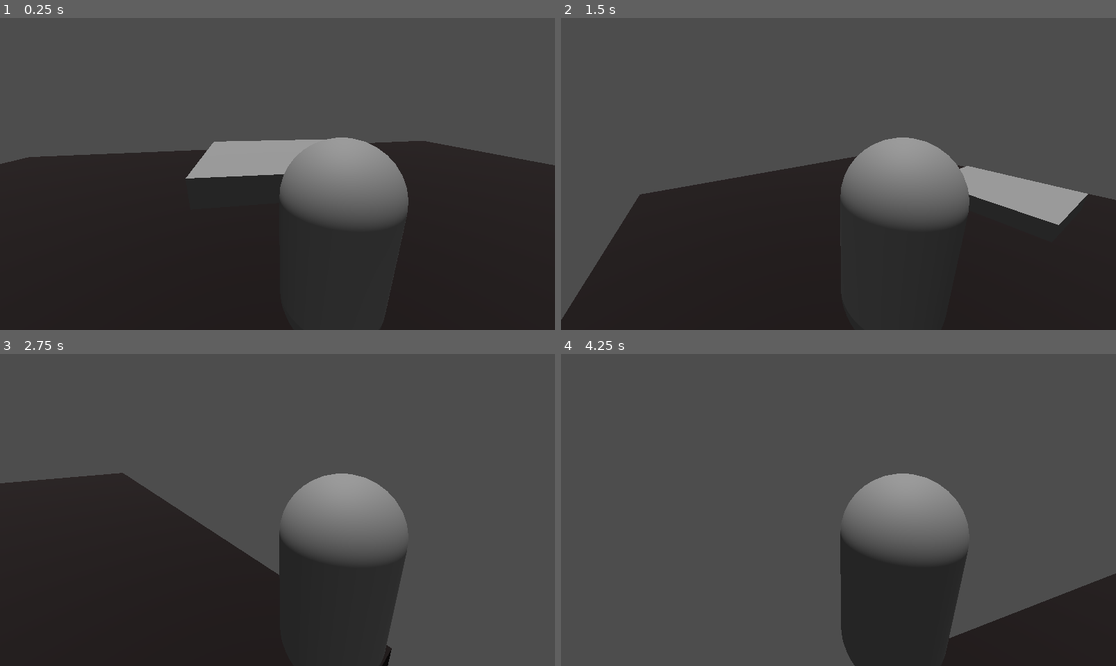
Above: before the commit, frames 1-4 (two rows, left to right).
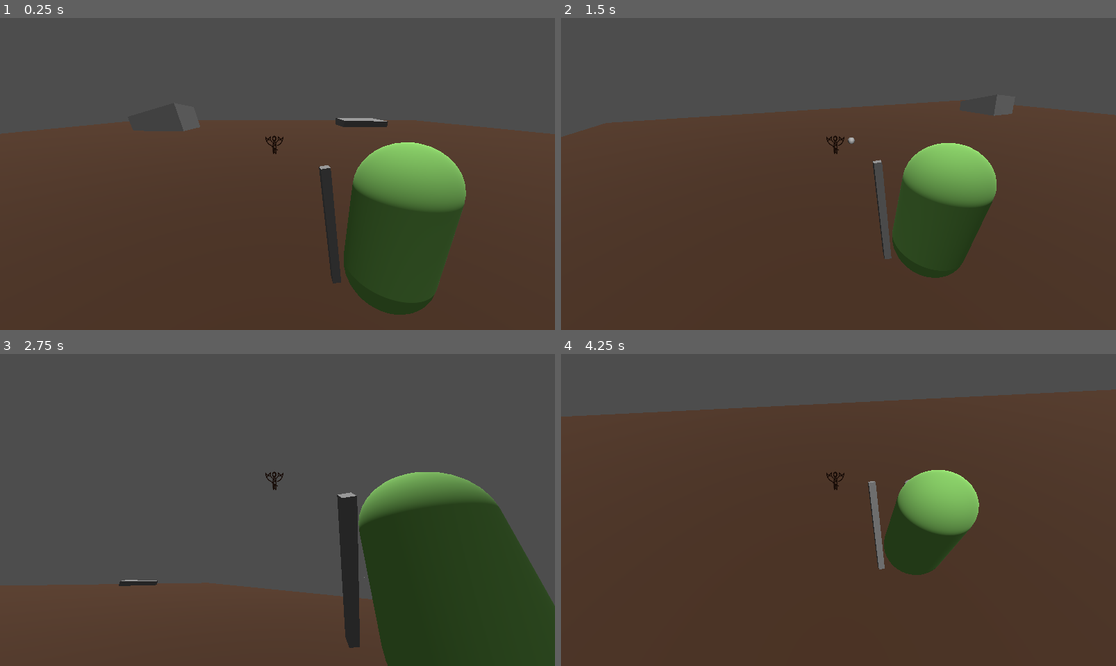
Above: after the commit, the same moments.

Repository: FlBisquit/SpoRPG
Game: Godot game, scene res://scenes/main.tscn
Same seed, same stepped clock (60 frames per second), same inputs: the game is played once before the commit and once after it.
Inputs (mouse positions are in pixels of both pictures, inside the frame that each line leads up to):
- Up to frame 1 (0.25 s): no input
- Up to frame 2 (1.5 s): tap Enter at 0.5 s; move the mouse to (960, 158) at 0.52 s; hold D (right) 0.53-1.28 s; tap Shift (dash) at 0.6 s; tap Space (jump) at 0.77, 1.07 s; click (960, 158) at 0.8 s; move the mouse to (727, 189) at 1.27 s; hold S (backaward, bound only before the commit) from 1.28 s (still down); click (727, 189) at 1.35 s
- Up to frame 3 (2.75 s): tap Space (jump) at 1.52, 1.55, 1.82, 2.1 s; move the mouse to (333, 441) at 2.02 s; release S (backaward, bound only before the commit) at 2.03 s; hold D (right) from 2.03 s (still down); tap Shift (dash) at 2.3 s
- Up to frame 4 (4.25 s): move the mouse to (810, 572) at 2.77 s; release D (right) at 2.78 s; hold W (forward) 2.78-3.53 s; tap Shift (dash) at 2.85 s; tap Space (jump) at 3.02, 3.32, 3.77, 3.8, 4.07 s; click (810, 572) at 3.05 s; move the mouse to (1005, 556) at 3.52 s; hold A (left) from 3.53 s (still down); click (1005, 556) at 3.6 s

The runs differ from the first frame. In frame 1, 64% of the frame differs, in the area x 0-100%, y 32-100%; in frame 2, 69%; in frame 3, 50%; in frame 4, 84%, in the area x 0-100%, y 11-100%.

Commit message:
Fixed physics. Now character will NOT stop instantly but slow down by time if he was in move. Added dash and fow reacts on character speed. Added casting spell base. Stamina and mana base

Diff:
--- /dev/null
+++ b/objs/spells/sparkle.tscn
@@ -0,0 +1,25 @@
+[gd_scene format=3 uid="uid://dgmvwy745itus"]
+
+[ext_resource type="Script" uid="uid://bmh2tqqutsp1e" path="res://sparkle.gd" id="1_mfiqw"]
+
+[sub_resource type="CapsuleShape3D" id="CapsuleShape3D_rgpt6"]
+height = 1.861084
+
+[sub_resource type="CapsuleMesh" id="CapsuleMesh_xm8tp"]
+
+[node name="sparkle" type="CharacterBody3D" unique_id=374135702]
+transform = Transform3D(1, 0, 0, 0, -4.371139e-08, -1, 0, 1, -4.371139e-08, 0, 0, 0)
+script = ExtResource("1_mfiqw")
+
+[node name="CollisionShape3D" type="CollisionShape3D" parent="." unique_id=634295419]
+transform = Transform3D(0.3, 0, 0, 0, -1.3113417e-08, -0.3, 0, 0.3, -1.3113417e-08, 0, -1.2528604e-09, 0.028662106)
+shape = SubResource("CapsuleShape3D_rgpt6")
+
+[node name="MeshInstance3D" type="MeshInstance3D" parent="." unique_id=488357784]
+transform = Transform3D(0.3, 0, 0, 0, -1.3113417e-08, -0.3, 0, 0.3, -1.3113417e-08, 0, 0, 0)
+mesh = SubResource("CapsuleMesh_xm8tp")
+
+[node name="SpotLight3D" type="SpotLight3D" parent="." unique_id=344923033]
+transform = Transform3D(1, 0, 0, 0, 1, 0, 0, 0, 1, 0, 0, 1.2357566)
+spot_range = 2.0
+spot_angle = 32.261368
--- a/project.godot
+++ b/project.godot
@@ -29,7 +29,7 @@
 , Object(InputEventKey,"resource_local_to_scene":false,"resource_name":"","device":-1,"window_id":0,"alt_pressed":false …(186 unchanged characters)…
 ]
 }
-backaward={
+backward={
 "deadzone": 0.2,
 "events": [Object(InputEventKey,"resource_local_to_scene":false,"resource_name":"","device":-1,"window_id":0,"alt_press …(192 unchanged characters)…
 , Object(InputEventKey,"resource_local_to_scene":false,"resource_name":"","device":-1,"window_id":0,"alt_pressed":false …(186 unchanged characters)…
@@ -57,6 +57,11 @@
 "events": [Object(InputEventKey,"resource_local_to_scene":false,"resource_name":"","device":-1,"window_id":0,"alt_press …(195 unchanged characters)…
 ]
 }
+m1={
+"deadzone": 0.2,
+"events": [Object(InputEventMouseButton,"resource_local_to_scene":false,"resource_name":"","device":-1,"window_id":0,"alt_pressed":false,"shift_pressed":false,"ctrl_pressed":false,"meta_pressed":false,"button_mask":0,"position":Vector2(0, 0),"global_position":Vector2(0, 0),"factor":1.0,"button_index":1,"canceled":false,"pressed":false,"double_click":false,"script":null)
+]
+}
 
 [physics]
 
--- /dev/null
+++ b/scenes/cameraSpringarm.gd
@@ -0,0 +1,8 @@
+extends SpringArm3D
+
+var MOUSE_SENSITIVITY : float = 0.003
+
+func _input(event: InputEvent) -> void:
+	if event is InputEventMouseMotion:
+		rotation.x -= event.relative.y * MOUSE_SENSITIVITY
+		rotation.x = clamp(rotation.x, deg_to_rad(-80), deg_to_rad(80))
--- a/scenes/main.tscn
+++ b/scenes/main.tscn
@@ -1,16 +1,26 @@
 [gd_scene format=3 uid="uid://cv78m2utl3ogs"]
 
-[ext_resource type="Script" uid="uid://bdvmqobcu6fv8" path="res://scripts/camera_pivot.gd" id="1_0wfyh"]
 [ext_resource type="Script" uid="uid://dwj8uye3wk73j" path="res://scripts/player.gd" id="1_o5qli"]
+[ext_resource type="Script" uid="uid://3hxlnjvdwm34" path="res://scenes/cameraSpringarm.gd" id="3_jyhfs"]
+[ext_resource type="Texture2D" uid="uid://d1e7kw1s8hyjh" path="res://images/interface/crosshair.png" id="3_sugp2"]
+[ext_resource type="Script" uid="uid://wkk8blupgri" path="res://scenes/stuff.gd" id="4_jyhfs"]
 
 [sub_resource type="Environment" id="Environment_0wfyh"]
 
+[sub_resource type="StandardMaterial3D" id="StandardMaterial3D_jyhfs"]
+albedo_color = Color(0.5058824, 0.7764706, 0.3764706, 1)
+
 [sub_resource type="CapsuleMesh" id="CapsuleMesh_sugp2"]
+material = SubResource("StandardMaterial3D_jyhfs")
+
+[sub_resource type="CapsuleMesh" id="CapsuleMesh_tbgi4"]
 
 [sub_resource type="CapsuleShape3D" id="CapsuleShape3D_jyhfs"]
 
+[sub_resource type="BoxMesh" id="BoxMesh_sugp2"]
+
 [sub_resource type="StandardMaterial3D" id="StandardMaterial3D_tbgi4"]
-albedo_color = Color(0.07156999, 0.024193045, 0.0268634, 1)
+albedo_color = Color(0.2628975, 0.16511759, 0.09841924, 1)
 
 [node name="Main" type="Node3D" unique_id=1047446959]
 
@@ -29,26 +39,82 @@
 [node name="MeshInstance3D" type="MeshInstance3D" parent="Player" unique_id=1281084983]
 mesh = SubResource("CapsuleMesh_sugp2")
 
+[node name="MeshInstance3D" type="MeshInstance3D" parent="Player/MeshInstance3D" unique_id=126906438]
+transform = Transform3D(0.6963256, 0, 0, 0, 0.16969553, 0, 0, 0, 0.2185376, 0.03404162, 0.48610914, -0.4309552)
+mesh = SubResource("CapsuleMesh_tbgi4")
+
 [node name="CollisionShape3D" type="CollisionShape3D" parent="Player" unique_id=388863374]
 shape = SubResource("CapsuleShape3D_jyhfs")
 
-[node name="CameraPivot" type="Node3D" parent="Player" unique_id=2131377880]
-script = ExtResource("1_0wfyh")
+[node name="DashReload" type="Timer" parent="Player" unique_id=1855026794]
+
+[node name="CanvasLayer" type="CanvasLayer" parent="Player" unique_id=1072109504]
+
+[node name="Control" type="Control" parent="Player/CanvasLayer" unique_id=649781047]
+layout_mode = 3
+anchors_preset = 8
+anchor_left = 0.5
+anchor_top = 0.5
+anchor_right = 0.5
+anchor_bottom = 0.5
+offset_left = -960.0
+offset_top = -540.0
+offset_right = 960.0
+offset_bottom = 540.0
+grow_horizontal = 2
+grow_vertical = 2
+
+[node name="TextureRect" type="TextureRect" parent="Player/CanvasLayer/Control" unique_id=286217253]
+layout_mode = 1
+anchors_preset = 8
+anchor_left = 0.5
+anchor_top = 0.5
+anchor_right = 0.5
+anchor_bottom = 0.5
+offset_left = -43.0
+offset_top = -133.0
+offset_right = 85.0
+offset_bottom = -5.0
+grow_horizontal = 2
+grow_vertical = 2
+scale = Vector2(0.5, 0.5)
+texture = ExtResource("3_sugp2")
+
+[node name="CameraPivot" type="SpringArm3D" parent="Player" unique_id=1772277302]
+transform = Transform3D(1, 0, 0, 0, 1, 0, 0, 0, 1, -1.333265, 1.3413253, 0)
+spring_length = 2.0
+script = ExtResource("3_jyhfs")
 
 [node name="Camera3D" type="Camera3D" parent="Player/CameraPivot" unique_id=659993870]
-transform = Transform3D(0.98485017, 0.06249393, -0.16175503, -0.008229088, 0.948595, 0.31638587, 0.17321219, -0.3102616, 0.9347381, -0.7735398, 1.2379918, 1.4587713)
+transform = Transform3D(1, 0, 0, 0, 0.948876, 0.31564903, 0, -0.31564903, 0.948876, -0.14000428, 0.7221365, 1.4587713)
 
-[node name="DashReload" type="Timer" parent="Player" unique_id=1855026794]
+[node name="stuff" type="MeshInstance3D" parent="Player" unique_id=2011577663]
+transform = Transform3D(0.098570324, -0.25273407, 0, 0.016848937, 1.4785554, 0, 0, 0, 0.10000001, -0.72099996, 0.011000156, 0)
+mesh = SubResource("BoxMesh_sugp2")
+script = ExtResource("4_jyhfs")
+
+[node name="cast_pos" type="Node3D" parent="Player/stuff" unique_id=593999385]
+transform = Transform3D(0.9966316, -0.07486114, 0.03349235, 0.0077346554, 0.4923628, 0.8703561, -0.08164622, -0.86716473, 0.4912835, 0.124595165, 0.4551767, 0.008198658)
 
 [node name="Environmet" type="Node3D" parent="." unique_id=1446119933]
 
 [node name="Ground" type="CSGBox3D" parent="Environmet" unique_id=1702118327]
-transform = Transform3D(21.953459, 0, 0, 0, 0.4739681, 0, 0, 0, 20.15973, 0, -0.07880819, 0)
+transform = Transform3D(23.408384, 0, 0, 0, 0.50539196, 0, 0, 0, 23.408384, -1.5102777, -0.07880819, -3.5581753)
 use_collision = true
-size = Vector3(1, 0.94055176, 1)
+size = Vector3(2.1412048, 0.94055176, 2.7206402)
 material = SubResource("StandardMaterial3D_tbgi4")
 
 [node name="CSGBox3D" type="CSGBox3D" parent="Environmet" unique_id=532886152]
-transform = Transform3D(3.9008436, 0.0106599545, -0.12292384, -0.04452309, 0.9995841, -0.11529731, 0.10904621, 0.026794069, 4.3502054, 0.5756211, 0.43542325, -5.053457)
+transform = Transform3D(3.9008436, 0.0106599545, -0.12292384, -0.04452309, 0.9995841, -0.11529731, 0.10904621, 0.026794069, 4.3502054, 9.249985, 0.43542325, -24.89077)
 use_collision = true
 size = Vector3(1.3105469, 1, 0.97802734)
+
+[node name="CSGBox3D2" type="CSGBox3D" parent="Environmet" unique_id=666746471]
+transform = Transform3D(3.9008436, 0.010659955, -0.12292384, -0.030109588, 0.99471146, 0.4458747, 0.11387184, -0.10215375, 4.3288307, 9.242758, 0.3498469, 19.508444)
+use_collision = true
+size = Vector3(1.3105469, 2.355957, 0.97802734)
+
+[node name="CSGBox3D3" type="CSGBox3D" parent="Environmet" unique_id=495819520]
+transform = Transform3D(3.7700434, -0.2526656, -0.23641567, 1.0021276, 0.96214586, 0.39751995, 0.11387182, -0.10215373, 4.3288302, -12.813572, -1.8905609, -20.768345)
+use_collision = true
+size = Vector3(1.3105469, 8.078857, 0.97802734)
--- /dev/null
+++ b/scenes/stuff.gd
@@ -0,0 +1,8 @@
+extends MeshInstance3D
+
+var MOUSE_SENSITIVITY : float = 0.003
+
+func _input(event: InputEvent) -> void:
+	if event is InputEventMouseMotion:
+		rotation.x -= event.relative.y * MOUSE_SENSITIVITY
+		rotation.x = clamp(rotation.x, deg_to_rad(-80), deg_to_rad(80))
--- a/scripts/camera_pivot.gd
+++ /dev/null
@@ -1,7 +0,0 @@
-extends Node3D
-
-var MOUSE_SENSITIVITY : float = 0.003
-
-func _input(event: InputEvent) -> void:
-	if event is InputEventMouseMotion:
-		rotation.y -= event.relative.x * MOUSE_SENSITIVITY
--- a/scripts/player.gd
+++ b/scripts/player.gd
@@ -1,34 +1,101 @@
 extends CharacterBody3D
 
+var mana_pool = 200
+var max_mana = 200
 
-const SPEED = 7.0
-const JUMP_VELOCITY = 5.0
+const JUMP_VELOCITY = 6.0
+var double_jump = true
 
-var dash = true
+var max_speed = 7.0
+var accelaration = 0.1
 
-var double_jump = true
+
+var dash_speed = 20.0
+var dash_time = 0.15
+var is_dashing = false
+var dash_timer = 0.0
+var dash_direction = Vector3.ZERO
+var friction = 20.0
+
+
 @onready var camera_pivot: Node3D = $CameraPivot
+@onready var camera_3d: Camera3D = $CameraPivot/Camera3D
+var spell = load("res://objs/spells/sparkle.tscn")
+@onready var pos = $stuff/cast_pos
+
+var MOUSE_SENSITIVITY: float = 0.003
+
+func _input(event: InputEvent) -> void:
+	if event is InputEventMouseMotion:
+		rotation.y -= event.relative.x * MOUSE_SENSITIVITY
+
+func _ready() -> void:
+	Input.mouse_mode = Input.MOUSE_MODE_CAPTURED
+
+func cast() -> void:
+	var instance = spell.instantiate()
+	instance.position = pos.global_position
+	instance.transform.basis = pos.global_transform.basis
+	instance.scale = Vector3.ONE
+	get_parent().add_child(instance)
+
+func dash():
+	if Input.is_action_just_pressed("dash") and !is_dashing:
+		is_dashing = true
+		dash_timer = dash_time
+		var input_dir := Input.get_vector("left", "right", "forward", "backward")
+		var direction := (transform.basis * Vector3(input_dir.x, 0.0, input_dir.y)).normalized()
+		if direction == Vector3.ZERO:
+			direction = -transform.basis.z
+		dash_direction = direction
+
+func speed(delta: float) -> void:
+	var xz_velocity = Vector2(velocity.x, velocity.z)
+	if xz_velocity.length() > max_speed:
+		xz_velocity = xz_velocity.move_toward(xz_velocity.normalized() * max_speed, friction * delta)
+		velocity.x = xz_velocity.x
+		velocity.z = xz_velocity.y
+
+func active_camera() -> void:
+	var speed_ = velocity.length()
+	var t = clamp(speed_ / dash_speed, 0.0, 1.0)
+	var target_fov = lerp(75.0, 95.0, t)
+	camera_3d.fov = lerp(camera_3d.fov, target_fov, t)
 
 func _physics_process(delta: float) -> void:
+	speed(delta)
+	dash()
+
 	if is_on_floor():
 		double_jump = true
 	if not is_on_floor():
-		velocity += get_gravity() * delta
+		velocity += 1.9 * get_gravity() * delta
 
-	var input_dir := Input.get_vector("left","right","forward","backaward")
-	var direction := (camera_pivot.basis * Vector3(input_dir.x, 0.0, input_dir.y)).normalized()
+	var input_dir := Input.get_vector("left", "right", "forward", "backward")
+	var direction := (transform.basis * Vector3(input_dir.x, 0.0, input_dir.y)).normalized()
 
 	if direction:
-		velocity.x = direction.x * SPEED
-		velocity.z = direction.z * SPEED
+		velocity.x = move_toward(velocity.x, direction.x * max_speed, accelaration * 2)
+		velocity.z = move_toward(velocity.z, direction.z * max_speed, accelaration * 2)
 	else:
-		velocity.x = move_toward(velocity.x, 0.0, SPEED)
-		velocity.z  = move_toward(velocity.z, 0.0, SPEED)
+		velocity.x = move_toward(velocity.x, 0.0, max_speed)
+		velocity.z = move_toward(velocity.z, 0.0, max_speed)
 
 	if Input.is_action_just_pressed("jump") and is_on_floor():
 		velocity.y = JUMP_VELOCITY
 	elif Input.is_action_just_pressed("jump") and not is_on_floor() and double_jump:
 		double_jump = false
 		velocity.y = JUMP_VELOCITY
-		print("double jump")
+
+	if is_dashing:
+		velocity.x = dash_direction.x * dash_speed
+		velocity.z = dash_direction.z * dash_speed
+		dash_timer -= delta
+		if dash_timer <= 0:
+			is_dashing = false
+
+	if Input.is_action_just_pressed('m1') and mana_pool > 0:
+		cast()
+
+	active_camera()
 	move_and_slide()
--- /dev/null
+++ b/sparkle.gd
@@ -0,0 +1,13 @@
+extends CharacterBody3D
+
+var speed = 50
+
+func _ready() -> void:
+	velocity = -transform.basis.z * speed
+
+func _physics_process(delta: float) -> void:
+	if is_on_floor():
+		queue_free()
+	if not is_on_floor():
+		velocity += 0.2 * get_gravity() * delta
+	move_and_slide()
Binary file added: images/interface/crosshair.png
Not shown, added: images/interface/crosshair.png.import
Not shown, added: scenes/cameraSpringarm.gd.uid
Not shown, added: scenes/stuff.gd.uid
Not shown, added: sparkle.gd.uid
Not shown, added: images/interface/crosshair.png~
